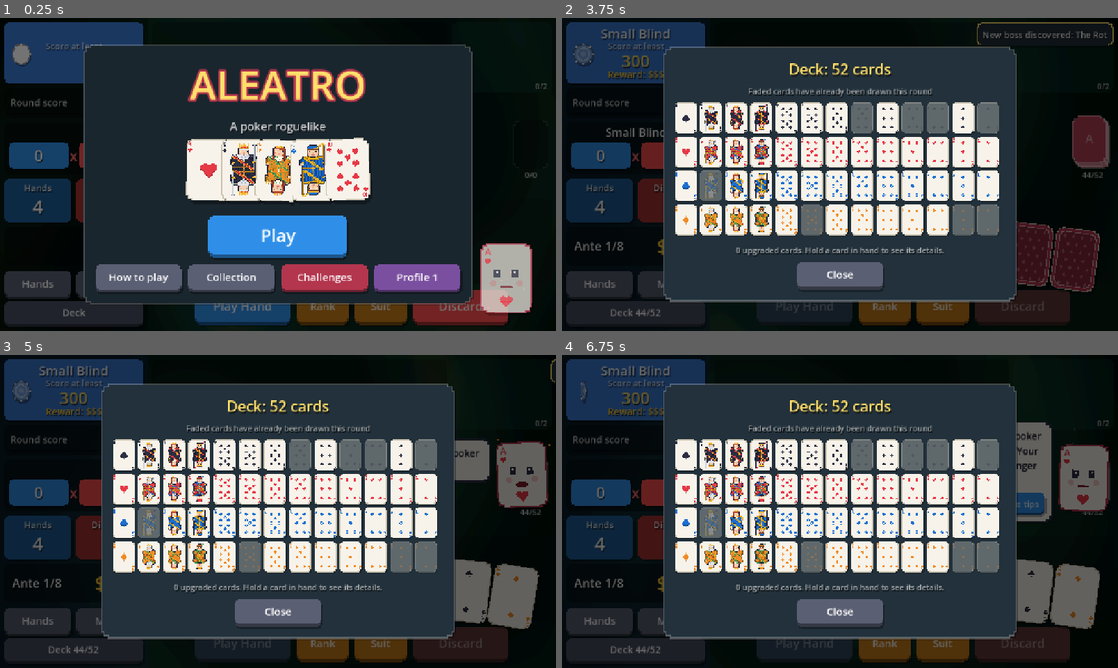
Above: before the commit, frames 1-4 (two rows, left to right).
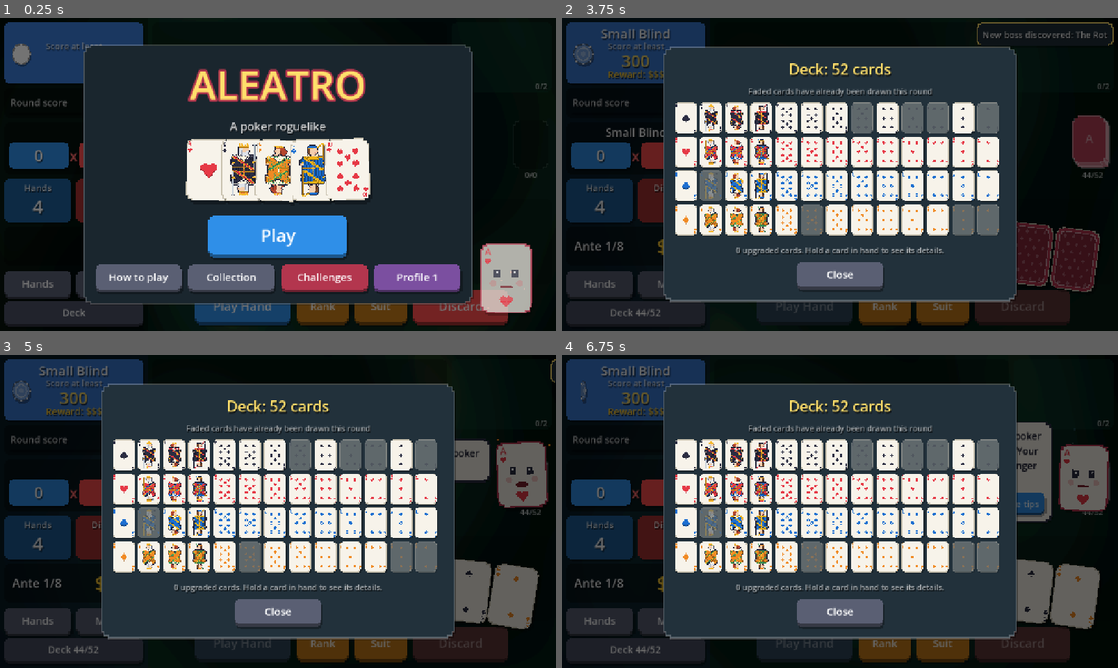
Above: after the commit, the same moments.

Repository: Yassineallach/schoolmaroc
Game: Godot game, scene res://scenes/main.tscn
Two runs of this game, one before a commit and one after it. Both use one fixed random seed, a clock stepped at 60 frames per second and the inputs below.
Inputs (mouse positions are in pixels of both pictures, inside the frame that each line leads up to):
- Up to frame 1 (0.25 s): no input
- Up to frame 2 (3.75 s): click "Play Hand" at 0.5 s; click "Play Hand" at 1.25 s; click "Play" at 2 s; click "Play Small Blind" at 2.75 s; tap Enter (ui_accept) at 3.5 s; drag from (1090, 149) to (895, 105) at 3.52 s
- Up to frame 3 (5 s): drag from (172, 486) to (250, 574) at 4.27 s
- Up to frame 4 (6.75 s): move the mouse to (801, 592) at 5.02 s; hold Right (ui_right) 5.03-5.75 s; tap P (aleatro_play) at 5.1 s; click (801, 592) at 5.17 s; click "Hands" at 5.75 s; click "Deck 44/52" at 6.5 s

The runs differ from the first frame. In frame 1, 0.4% of the frame differs, in the area x 42-58%, y 40-57%; in frame 2, 0.5%, in the area x 25-38%, y 27-69%; in frame 3, 0.5%; in frame 4, 0.5%.

Commit message:
Court figures in profile, without eyes (1.17.1)
The J / Q / K heads are now drawn side-on instead of mirrored face-on:
the king with crown, nose, moustache and a forward-pointing beard; the
queen with a tiara and her hair gathered in a bun at the back; the jack
under a cap with a forward brim. No eyes. The mirrored hair and beard
are gone from the collar rows, and hearts and diamonds face the other
way for variety.

Co-Authored-By: Claude Opus 5.5 <noreply@anthropic.com>
Claude-Session: https://claude.ai/code/session_01LZR5ftoCVRtdXjWmfvUKYt

Diff:
--- a/aleatro/project.godot
+++ b/aleatro/project.godot
@@ -6,7 +6,7 @@
 
 config/name="Aleatro"
 config/description="A poker roguelike: build hands, collect charms, beat the blinds."
-config/version="1.17.0"
+config/version="1.17.1"
 run/main_scene="res://scenes/main.tscn"
 config/quit_on_go_back=false
 config/features=PackedStringArray("4.7", "GL Compatibility")
--- a/aleatro/scripts/deck_art.gd
+++ b/aleatro/scripts/deck_art.gd
@@ -7,8 +7,8 @@
 ##   opposite corner
 ## - 2-10: traditional pip layouts, pips past the middle turned upside down
 ## - ace: one large pip
-## - J / Q / K: double-ended court figures built from layers (headwear,
-##   head, hair, collar, patterned robe, sash, held item), coloured per suit
+## - J / Q / K: double-ended court figures, seen side-on, from hand-drawn
+##   templates plus a sash and a held item, coloured per suit
 ## The face itself (paper colour, enhancement tint) is drawn by CardView
 ## underneath, so these images are transparent apart from the ink.
 
@@ -198,9 +198,9 @@
 	"........KHSSSSSs",
 	"........KHrSSSSs",
 	".........KSSSSrr",
-	".........KKSSSSS",
-	"....KKKKKAAKSSSS",
-	"...KAAAAAaaAKKKK",
+	"................",
+	"....KKKKKKKKKKKK",
+	"...KAAAAAaaAAAAA",
 	"..KpPPPPAaAAAAAA",
 	".KppPpPpPAaaaaaa",
 	"KppPpPpPpPpPpPpG",
@@ -230,11 +230,11 @@
 	"........KHrSSSSs",
 	"........KHSSSSrr",
 	"........KHHSSSSS",
-	"....KKKKHhHKSSSS",
-	"...KWWWKHhWWWWWW",
-	"..KWAWAWHhWAWAWW",
-	".KpPPPPPHhKWWWWW",
-	"KppPAPPPKhPKWWAW",
+	"....KKKKKKKKKKKK",
+	"...KWWWKWWWWWWWW",
+	"..KWAWAWWAWAWAWW",
+	".KpPPPPPPKWWWWWW",
+	"KppPAPPPPKPKWWAW",
 	"KppPPPPAPKPPKWWW",
 	"KppPAPPPPPAPPKKW",
 	"KppPPPPAPPPPAPPK",
@@ -261,14 +261,14 @@
 	".........KSKWSSS",
 	".........KSSSSSs",
 	".........KrSSSSs",
-	"....KKKKKHHHHHHr",
-	"...KWWKWWHHHHHHH",
-	"..KWKWWKWHHhHHHH",
-	".KpPPPPPKWHHHhHH",
-	".KpPpPPpPKWHHHHH",
-	"KppPPPPPPPKKHHhH",
-	"KppPpPPpPPPPKKHH",
-	"KppPPPPPPPpPPPKH",
+	"....KKKKKKKKKKKK",
+	"...KWWKWWKWWKWWW",
+	"..KWKWWKWWKWWKWW",
+	".KpPPPPPKWWKWWWW",
+	".KpPpPPpPKWWKWWW",
+	"KppPPPPPPPKKWWKW",
+	"KppPpPPpPPPPKKWW",
+	"KppPPPPPPPpPPPKW",
 	"KppPpPPpPPPPpPPG",
 	"KpGGGPPPPPpPPPPg",
 	"KSSSKPpPPpPPpPPG",
@@ -281,6 +281,57 @@
 	"..KpPPpPPpPPpPPg",
 ]
 
+## Side-on heads, full width, drawn over the mirrored half: rows 0-11
+## replace it outright, rows 12-13 only where they are not ".". No eyes.
+const JACK_HEAD := [
+	"...............................",
+	"...........KKKKKKKK............",
+	"..........KPPPPPPPPK...........",
+	".........KPPPPPPPPPPK..........",
+	".........KGGGGGGGGGGGKK........",
+	".........KHHHHSSSSSSK..........",
+	".........KHHHSSSSSSSK..........",
+	".........KHHHSSSSSSSSK.........",
+	".........KHHhSSSSSSSsK.........",
+	".........KHHhSSSSSSSK..........",
+	".........KHHhSSSSSrSK..........",
+	"..........KHhSSSSSSK...........",
+	"...........KKSSSSKK............",
+	"............KSSSSK.............",
+]
+const QUEEN_HEAD := [
+	"...............................",
+	"............G..J..G............",
+	"...........GGG.GGG.GGG.........",
+	"..........KGgGGgGGgGK..........",
+	".........KHHHHHHHHHHK..........",
+	"........KHHHHHHSSSSSK..........",
+	".......KHHHHHHSSSSSSK..........",
+	".......KHHhHHHSSSSSSSK.........",
+	"......KHHHhHHhSSSSSSsK.........",
+	"......KHHHhHHhSSSSSrK..........",
+	".......KHHhHHhSSSSSSK..........",
+	"........KKKHHhKSSSSK...........",
+	"............KKSSK..............",
+	"............KSSSK..............",
+]
+const KING_HEAD := [
+	"..........G..G..G..G...........",
+	"..........GG.GG.GG.GG..........",
+	"..........GGGGGGGGGGG..........",
+	"..........GJGGAGGJGGG..........",
+	".........KgggggggggggK.........",
+	".........KHHHHHSSSSSSK.........",
+	".........KHHHHSSSSSSSK.........",
+	".........KHHHhSSSSSSSSK........",
+	".........KHHHhSSSSSSSsK........",
+	".........KHHHhSSSSHHHHK........",
+	".........KHHHhHHHHHHrK.........",
+	".........KHHHhHHHHHHHK.........",
+	"..........KHHhHHHHHHHHK........",
+	"............KhHHHHHHHK.........",
+]
+
 const HW := 31  # court half width
 const HH := 30  # court half height; the last row meets the upside-down half
 const X0 := 10
@@ -298,11 +349,21 @@
 ## same half turned upside down below, like a real double-ended card.
 static func _court(img: Image, rank: int, suit: int, col: Color) -> void:
 	var half: Array = [JACK, QUEEN, KING][rank - 11]
+	var head: Array = [JACK_HEAD, QUEEN_HEAD, KING_HEAD][rank - 11]
 	var g: Array = []
 	for row in half:
 		var full: String = row + row.left(15).reverse()
 		g.append(_chars(full))
+	for y in head.size():
+		var row: String = head[y]
+		for x in HW:
+			if y < 12 or row[x] != ".":
+				g[y][x] = row[x]
 	_overlay(g, rank - 11, suit)
+	# hearts and diamonds face the other way
+	if suit == 1 or suit == 3:
+		for row in g:
+			row.reverse()
 	var pal := _palette(rank, suit, col)
 	for y in HH:
 		for x in HW:
Not shown, changed: aleatro/export_presets.cfg
